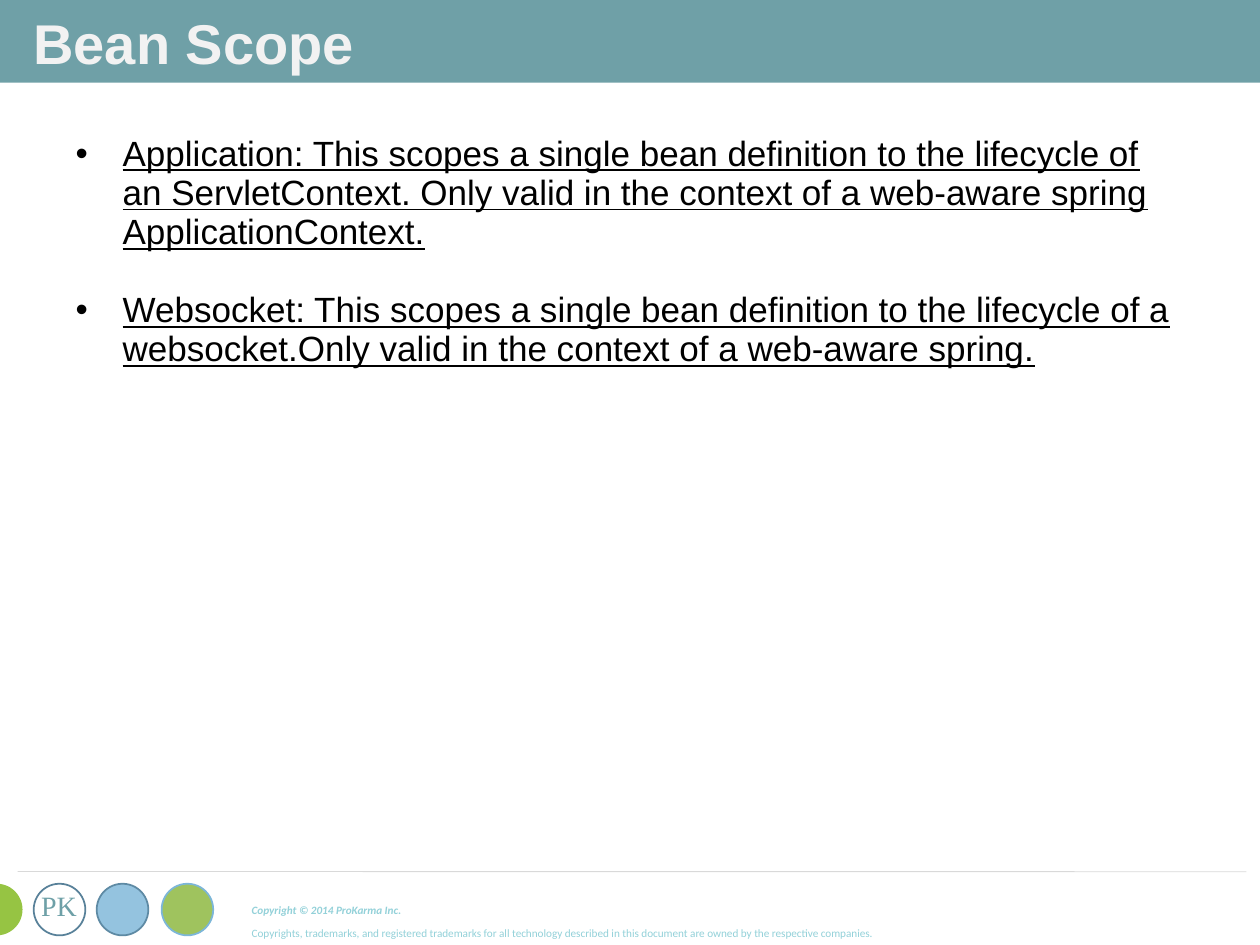
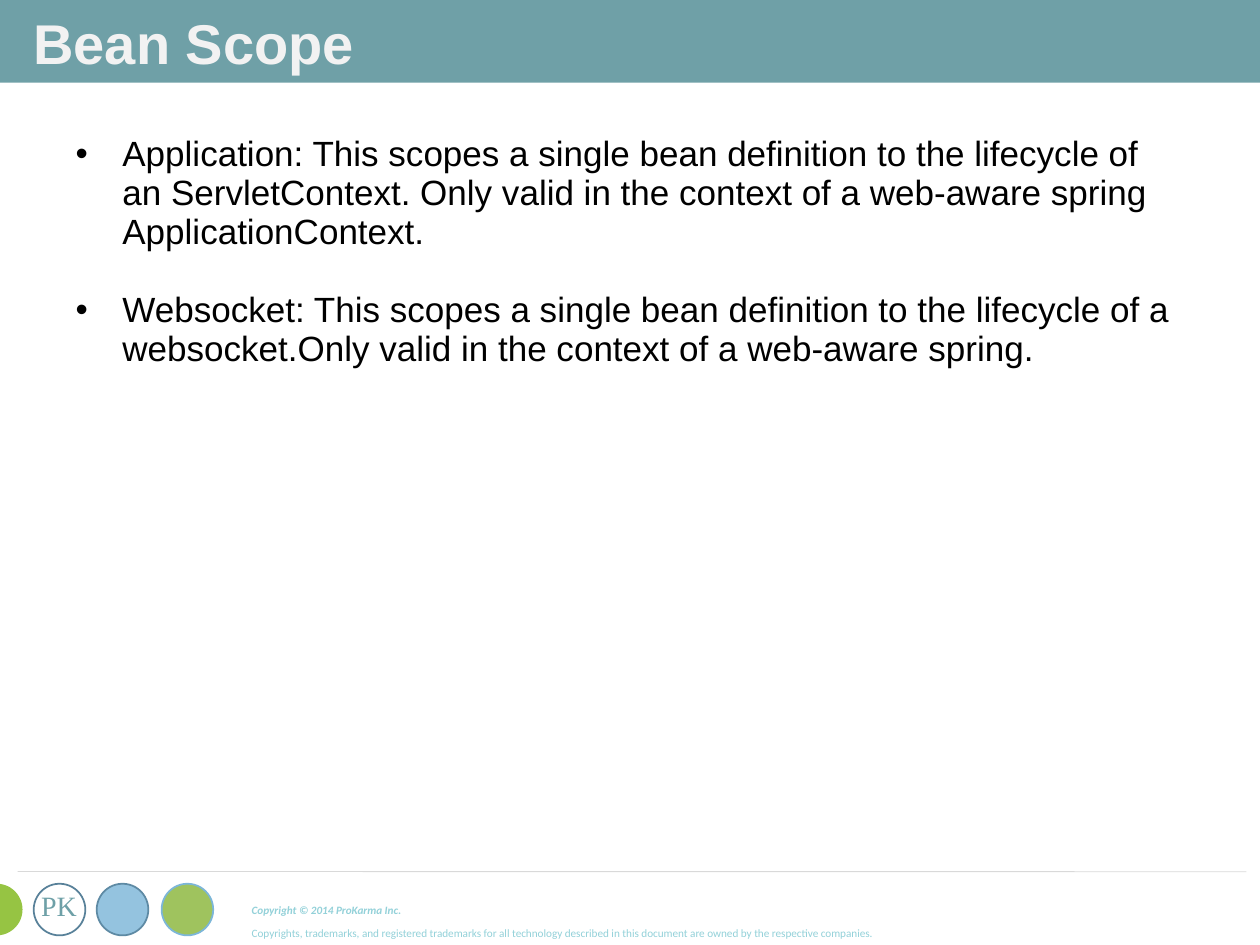
Before and after one commit to mshashi/pkma-spring-core-training, a slide deck: slide 30 of SpringCore.ppt. Drawn at 1260x945 pixels with LibreOffice and Linux fonts; fonts in the diff are those of the drawing. Boxes give left, top, right and bottom in pixels: in the first picture for what was removed or moved away, otherwise in the second. Text is boxed around its words. In the diff, an @@ line names an element or a change of style, - is before the commit and + after.

```diff
--- a/SpringCore.ppt
+++ b/SpringCore.ppt
@@ text "Application: This scopes a single ..." at bbox=[122, 140, 1168, 368]: underline off; indent changed @@
```
Also in this commit, not shown: 17 other slides changed.
